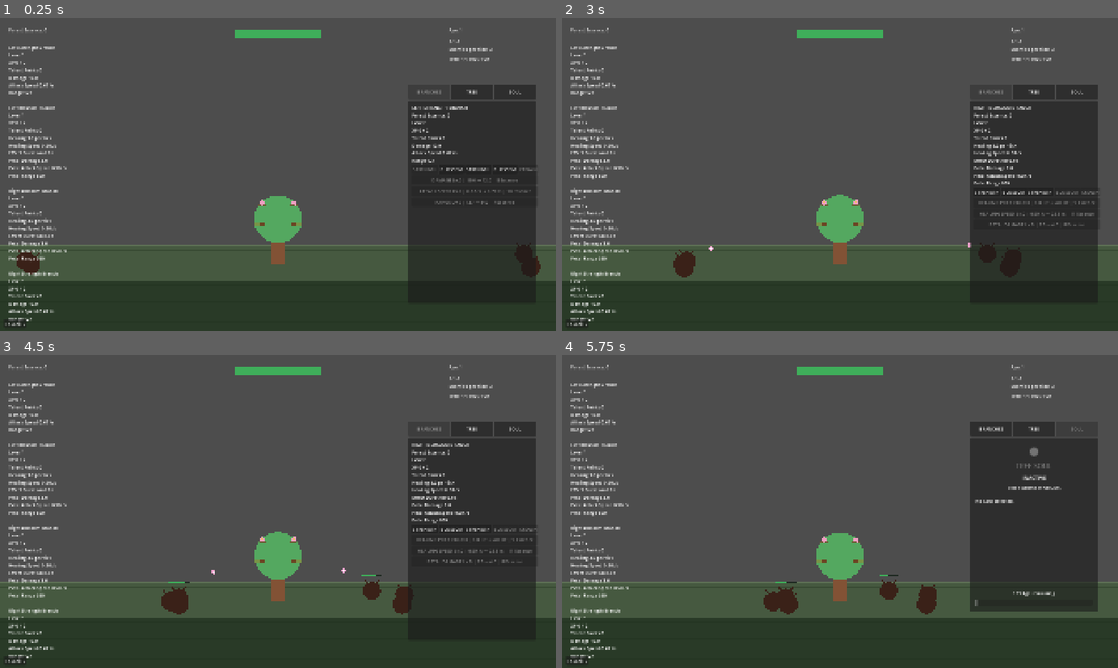
Above: before the commit, frames 1-4 (two rows, left to right).
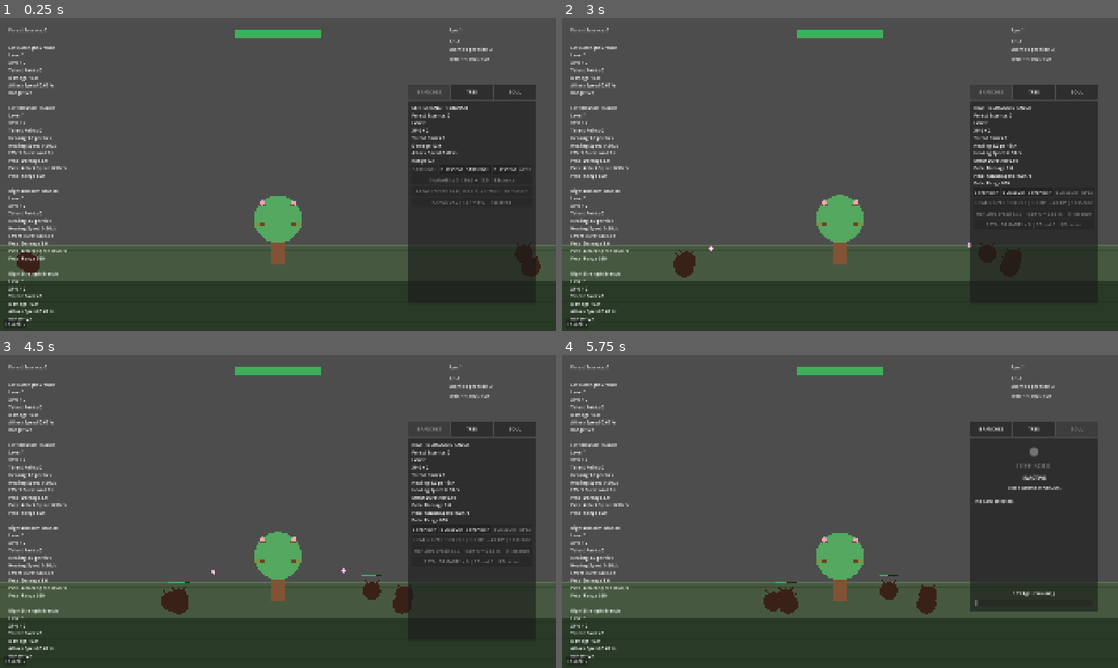
Above: after the commit, the same moments.

Repository: Triggggie/tree-guardian
Game: Godot game, scene res://scenes/main_world.tscn
Same seed, same stepped clock (60 frames per second), same inputs: the game is played once before the commit and once after it.
Inputs:
- Up to frame 1 (0.25 s): no input
- Up to frame 2 (3 s): click "BLOSSOM" at 0.5 s; click "STRENGTH" at 1.25 s; click "STRENGTH" at 2 s; click "BLOSSOM" at 2.75 s
- Up to frame 3 (4.5 s): click "TREE" at 3.5 s; click "BRANCHES" at 4.25 s
- Up to frame 4 (5.75 s): click "SOUL" at 5 s

The runs differ from the first frame. In frame 1, 0.2% of the frame differs, in the area x 74-97%, y 47-60%; in frame 2, 0.3%, in the area x 74-97%, y 55-67%; in frame 3, 0.3%; in frame 4, nothing differs.

Commit message:
Add Branch categories and Apex slot rules

Diff:
--- a/resources/branches/blossom_branch_definition.tres
+++ b/resources/branches/blossom_branch_definition.tres
@@ -21,6 +21,7 @@
 branch_id = &"blossom_branch"
 display_name = "Blossom Branch"
 description = "A support branch that heals the tree and attacks enemies with ranged petals."
+category_id = &"standard"
 branch_scene = ExtResource("3_scene")
 targeting_profile = SubResource("Resource_targeting")
 upgrades = Array[ExtResource("4_upgrade")]([ExtResource("5_healing_per_tick"), ExtResource("6_healing_speed"), ExtResource("7_petal_damage")])
--- a/resources/branches/strength_branch_definition.tres
+++ b/resources/branches/strength_branch_definition.tres
@@ -21,6 +21,7 @@
 branch_id = &"strength_branch"
 display_name = "Strength Branch"
 description = "A powerful melee branch that strikes nearby enemies and controls the frontline."
+category_id = &"standard"
 branch_scene = ExtResource("3_scene")
 targeting_profile = SubResource("Resource_targeting")
 upgrades = Array[ExtResource("4_upgrade")]([ExtResource("6_damage"), ExtResource("7_attack_speed"), ExtResource("8_range")])
--- a/scenes/tree/tree.tscn
+++ b/scenes/tree/tree.tscn
@@ -40,6 +40,9 @@
 facing_side = 1
 slot_index = 3
 
+[node name="Apex" type="Marker2D" parent="AttachmentPoints"]
+position = Vector2(0, -95)
+
 [node name="Roots" type="Node2D" parent="." unique_id=210533633]
 
 [node name="Systems" type="Node2D" parent="." unique_id=200228229]
--- a/scripts/branch_upgrade_panel.gd
+++ b/scripts/branch_upgrade_panel.gd
@@ -1,8 +1,9 @@
 extends Panel
 
 
-const BRANCH_SLOT_COUNT: int = 5
-const CROWN_SLOT_ARRAY_INDEX: int = 4
+const APEX_SLOT_ARRAY_INDEX: int = (
+	BranchSlotRules.APEX_SLOT - 1
+)
 
 
 @onready var branch_name_label: Label = (
@@ -36,13 +37,7 @@
 
 var tree_node: Node
 
-var branches_by_slot: Array[Node] = [
-	null,
-	null,
-	null,
-	null,
-	null
-]
+var branches_by_slot: Array[Node] = []
 
 var upgrade_buttons: Array[Button] = []
 
@@ -114,13 +109,10 @@
 
 
 func find_available_branches() -> void:
-	branches_by_slot = [
-		null,
-		null,
-		null,
-		null,
-		null
-	]
+	branches_by_slot.clear()
+	branches_by_slot.resize(
+		BranchSlotRules.TOTAL_SLOT_COUNT
+	)
 
 	var found_branches: Array[Node] = (
 		get_tree().get_nodes_in_group(
@@ -132,6 +124,18 @@
 		if not is_instance_valid(branch):
 			continue
 
+		if not branch.has_method(
+			"is_slot_assignment_valid"
+		):
+			continue
+
+		if not bool(
+			branch.call(
+				"is_slot_assignment_valid"
+			)
+		):
+			continue
+
 		var physical_slot_index: int = (
 			get_branch_slot_index(branch)
 		)
@@ -140,10 +144,8 @@
 			physical_slot_index - 1
 		)
 
-		if (
-			slot_array_index < 0
-			or slot_array_index
-			>= BRANCH_SLOT_COUNT
+		if not BranchSlotRules.is_valid_slot_index(
+			physical_slot_index
 		):
 			push_warning(
 				"%s has invalid slot_index %d. "
@@ -338,9 +340,9 @@
 		if not is_instance_valid(branch):
 			if (
 				slot_array_index
-				== CROWN_SLOT_ARRAY_INDEX
+				== APEX_SLOT_ARRAY_INDEX
 			):
-				slot_button.text = "CROWN"
+				slot_button.text = "APEX"
 			else:
 				slot_button.text = "EMPTY"
 
--- /dev/null
+++ b/scripts/branches/branch_slot_rules.gd
@@ -0,0 +1,54 @@
+class_name BranchSlotRules
+extends RefCounted
+
+
+const FIRST_STANDARD_SLOT: int = 1
+const LAST_STANDARD_SLOT: int = 4
+const APEX_SLOT: int = 5
+const TOTAL_SLOT_COUNT: int = 5
+
+
+static func is_valid_slot_index(
+	slot_index: int
+) -> bool:
+	return (
+		slot_index >= FIRST_STANDARD_SLOT
+		and slot_index <= APEX_SLOT
+	)
+
+
+static func is_standard_slot(
+	slot_index: int
+) -> bool:
+	return (
+		slot_index >= FIRST_STANDARD_SLOT
+		and slot_index <= LAST_STANDARD_SLOT
+	)
+
+
+static func is_apex_slot(
+	slot_index: int
+) -> bool:
+	return slot_index == APEX_SLOT
+
+
+static func can_place_definition(
+	branch_definition: BranchDefinition,
+	slot_index: int
+) -> bool:
+	if not is_valid_slot_index(slot_index):
+		return false
+
+	if not is_instance_valid(branch_definition):
+		return false
+
+	if not branch_definition.is_valid_definition():
+		return false
+
+	if branch_definition.is_standard_branch():
+		return is_standard_slot(slot_index)
+
+	if branch_definition.is_legendary_branch():
+		return is_apex_slot(slot_index)
+
+	return false
--- a/scripts/branches/combat_branch.gd
+++ b/scripts/branches/combat_branch.gd
@@ -80,10 +80,12 @@
 var combat_enabled: bool = true
 var tree_node: Node2D
 var branch_definition: BranchDefinition
+var has_warned_invalid_slot_assignment: bool = false
 
 
 func _ready() -> void:
 	load_branch_definition()
+	validate_slot_assignment()
 	add_to_group("combat_branch")
 	find_tree_node()
 
@@ -110,6 +112,51 @@
 		return
 
 	talent_tree_definition = branch_definition.talent_tree
+
+
+func is_slot_assignment_valid() -> bool:
+	return BranchSlotRules.can_place_definition(
+		branch_definition,
+		slot_index
+	)
+
+
+func get_branch_category_id() -> StringName:
+	if not is_instance_valid(branch_definition):
+		return &""
+
+	return branch_definition.category_id
+
+
+func is_legendary_branch() -> bool:
+	if not is_instance_valid(branch_definition):
+		return false
+
+	return branch_definition.is_legendary_branch()
+
+
+func validate_slot_assignment() -> void:
+	if is_slot_assignment_valid():
+		return
+
+	combat_enabled = false
+	warn_invalid_slot_assignment_once()
+
+
+func warn_invalid_slot_assignment_once() -> void:
+	if has_warned_invalid_slot_assignment:
+		return
+
+	has_warned_invalid_slot_assignment = true
+
+	push_warning(
+		"%s: BranchDefinition category '%s' cannot use slot %d."
+		% [
+			branch_display_name,
+			get_branch_category_id(),
+			slot_index
+		]
+	)
 
 
 func find_tree_node() -> void:
@@ -654,6 +701,11 @@
 
 
 func resume_combat() -> void:
+	if not is_slot_assignment_valid():
+		combat_enabled = false
+		warn_invalid_slot_assignment_once()
+		return
+
 	combat_enabled = true
 
 
@@ -667,6 +719,9 @@
 
 
 func get_branch_side_name() -> String:
+	if BranchSlotRules.is_apex_slot(slot_index):
+		return "Apex"
+
 	if facing_side == 0:
 		return "Left"
 
--- a/scripts/definitions/branch_definition.gd
+++ b/scripts/definitions/branch_definition.gd
@@ -1,5 +1,9 @@
 class_name BranchDefinition
 extends Resource
+
+
+const CATEGORY_STANDARD: StringName = &"standard"
+const CATEGORY_LEGENDARY: StringName = &"legendary"
 
 
 @export_category("Identity")
@@ -10,6 +14,11 @@
 
 @export_multiline
 var description: String = ""
+
+
+@export_category("Classification")
+
+@export var category_id: StringName = CATEGORY_STANDARD
 
 
 @export_category("Presentation")
@@ -61,8 +70,32 @@
 	return upgrade_ids
 
 
+func is_standard_branch() -> bool:
+	return category_id == CATEGORY_STANDARD
+
+
+func is_legendary_branch() -> bool:
+	return category_id == CATEGORY_LEGENDARY
+
+
+func get_category_display_name() -> String:
+	if is_standard_branch():
+		return "Standard"
+
+	if is_legendary_branch():
+		return "Legendary"
+
+	return "Unknown"
+
+
 func is_valid_definition() -> bool:
 	if branch_id == &"":
+		return false
+
+	if not (
+		is_standard_branch()
+		or is_legendary_branch()
+	):
 		return false
 
 	if display_name.strip_edges().is_empty():
Not shown, added: scripts/branches/branch_slot_rules.gd.uid
